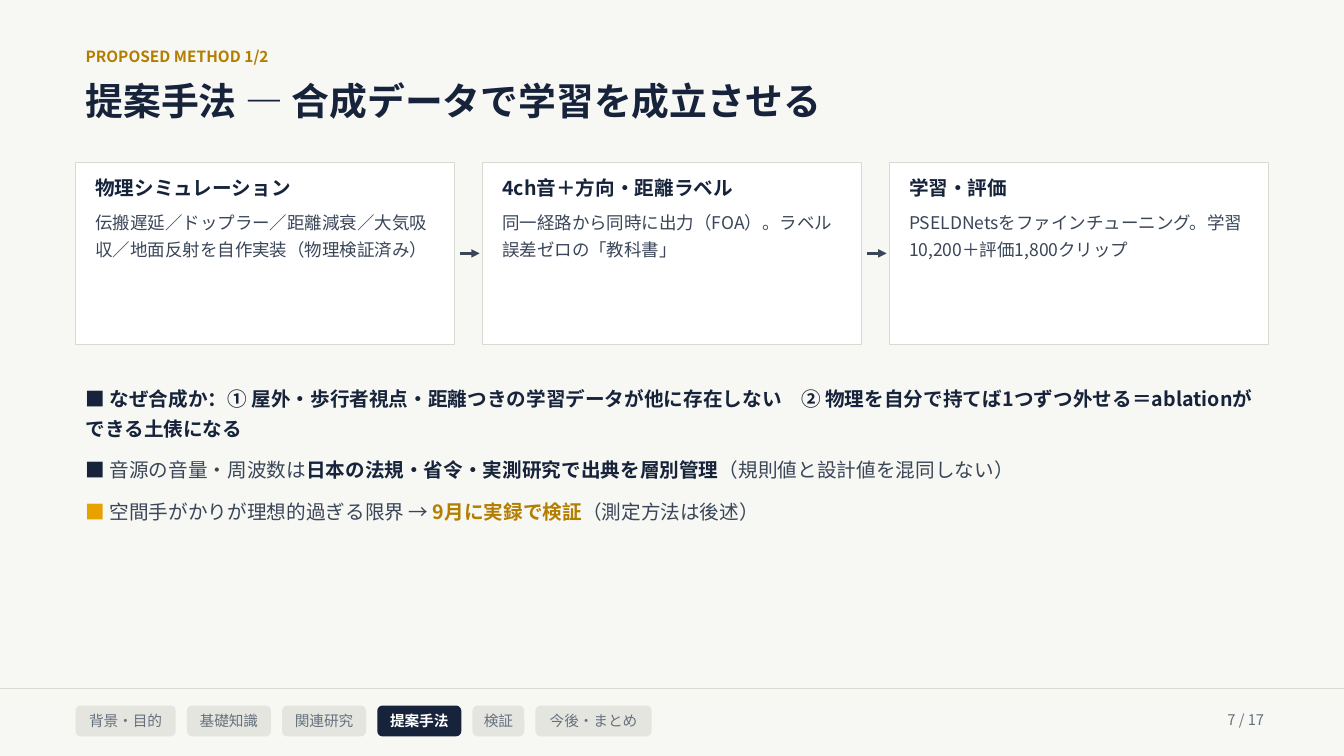
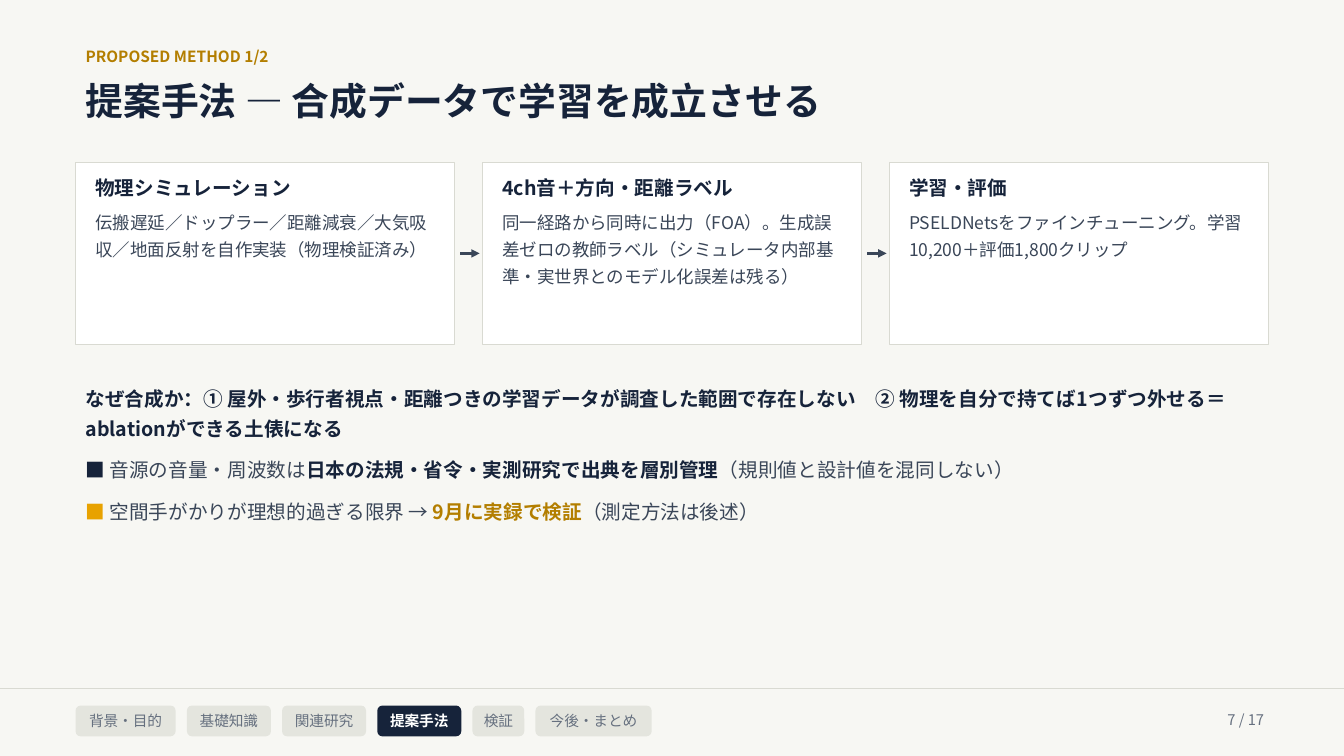
Before and after one commit to Noosdoo/outdoor-seld-sim, a slide deck: slide 7 of md/seminar/中間発表スライド_2026-08-10.pptx. Drawn at 1344x756 pixels with LibreOffice and Linux fonts; fonts in the diff are those of the drawing. Boxes give left, top, right and bottom in pixels: in the first picture for what was removed or moved away, otherwise in the second. Text is boxed around its words. In the diff, an @@ line names an element or a change of style, - is before the commit and + after.

```diff
--- a/md/seminar/中間発表スライド_2026-08-10.pptx
+++ b/md/seminar/中間発表スライド_2026-08-10.pptx
@@ text in rectangle at (502,214,834,285): text changed @@
-同一経路から同時に出力（FOA）。ラベル誤差ゼロの「教科書」
+同一経路から同時に出力（FOA）。生成誤差ゼロの教師ラベル（シミュレータ内部基準・実世界とのモデル化誤差は残る）
@@ text at (86,389,1225,438): text changed @@
-■ なぜ合成か：① 屋外・歩行者視点・距離つきの学習データが他に存在しない ② 物理を自分で持てば1つずつ外せる＝ablationができる土俵になる
+なぜ合成か：① 屋外・歩行者視点・距離つきの学習データが調査した範囲で存在しない ② 物理を自分で持てば1つずつ外せる＝ablationができる土俵になる
```
Also in this commit, not shown: 4 other slides changed, 14 other files.
